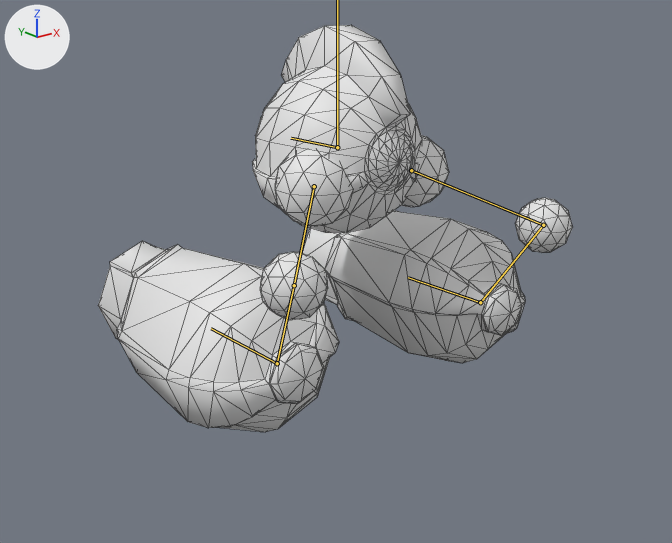
An edit to the glTF model assets/meshes/enemies/needler.glb, drawn before and after from the same camera.
Before and after are seen from a camera (50 mm lens) standing at (-4.9, -6.1, 1.35) and looking at (-0.06, -0.05, -1.07). The lights are fixed; the arrows at upper left show +X, +Y and +Z. The bones that change are drawn over the model as lines. Mesh edges are drawn as thin lines.

The first picture shows 'NeedlerMesh'.
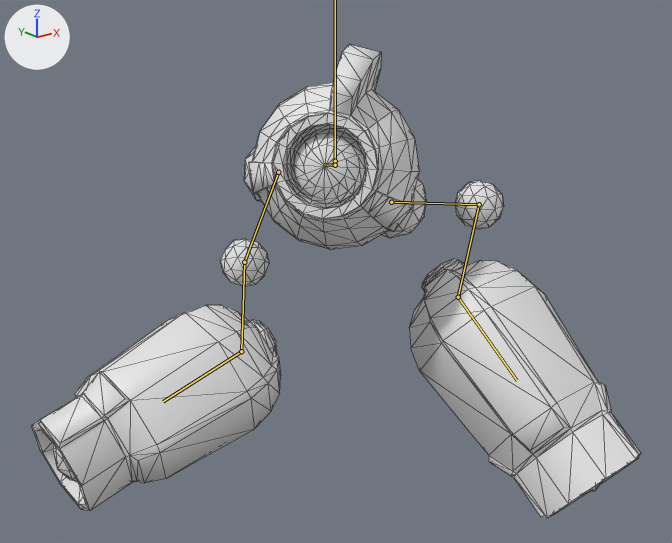
The newer file adds an action. The first version stands in its rest pose; the second is drawn at frame 21 of the action 'NeedlerHurt02'.

Changed parts and their boxes [x1, y1, x2, y2] in the pictures (672 x 543 px):
```json
{"object": "NeedlerMesh", "change": "posed", "before": [98, 25, 573, 432], "after": [31, 44, 641, 518], "on screen": "28% wider, 16% taller"}
{"bone": "Head", "before": "(337, 147) to (291, 138)", "after": "(335, 165) to (324, 164)"}
{"bone": "Bicep.L", "before": "(314, 186) to (294, 285)", "after": "(391, 202) to (479, 204)"}
{"bone": "Forearm.L", "before": "(294, 285) to (277, 363)", "after": "(479, 204) to (458, 297)"}
{"bone": "Gun.L", "before": "(277, 363) to (211, 328)", "after": "(458, 297) to (517, 380)"}
{"bone": "Bicep.R", "before": "(411, 170) to (543, 225)", "after": "(278, 172) to (244, 262)"}
{"bone": "Forearm.R", "before": "(543, 225) to (480, 302)", "after": "(244, 262) to (241, 351)"}
{"bone": "Gun.R", "before": "(480, 302) to (408, 277)", "after": "(241, 351) to (163, 401)"}
```

The change, as JSON lines over the scene's bpy script:
```json
{"block": "bone_root", "where": "bone_root = bpy.data.objects['NeedlerArmature'].pose.bones['Root']"}
{"op": "set", "path": "bone_root.location", "old": "(0.0, 0.0, 0.0)", "new": "(0.0, -0.119, 0.03)"}
{"op": "set", "path": "bone_root.rotation_quaternion", "old": "(1.0, 0.0, 0.0, 0.0)", "new": "(0.443, 0.0, 0.896, 0.0)", "note": "degrees (0, 0, 0) -> degrees (0, 127, 0)"}
{"block": "bone_head", "where": "bone_head = bpy.data.objects['NeedlerArmature'].pose.bones['Head']  # child of 'Root'"}
{"op": "set", "path": "bone_head.location", "old": "(0.0, 0.0, 0.0)", "new": "(0.0, 0.0, -0.032)"}
{"op": "set", "path": "bone_head.rotation_quaternion", "old": "(1.0, 0.0, 0.0, 0.0)", "new": "(-0.988, -0.1, 0.108, -0.045)", "note": "degrees (0, 0, 0) -> degrees (11, -13, 4)"}
{"block": "bone_bicep_l", "where": "bone_bicep_l = bpy.data.objects['NeedlerArmature'].pose.bones['Bicep.L']  # child of 'Head'"}
{"op": "set", "path": "bone_bicep_l.rotation_quaternion", "old": "(1.0, 0.0, 0.0, 0.0)", "new": "(0.969, -0.151, -0.021, 0.196)", "note": "degrees (0, 0, 0) -> degrees (-18, 1, 23)"}
{"block": "bone_forearm_l", "where": "bone_forearm_l = bpy.data.objects['NeedlerArmature'].pose.bones['Forearm.L']  # child of 'Bicep.L'"}
{"op": "set", "path": "bone_forearm_l.rotation_quaternion", "old": "(1.0, 0.0, 0.0, 0.0)", "new": "(0.993, 0.034, -0.001, -0.11)", "note": "degrees (0, 0, 0) -> degrees (4, 0, -13)"}
{"block": "bone_gun_l", "where": "bone_gun_l = bpy.data.objects['NeedlerArmature'].pose.bones['Gun.L']  # child of 'Forearm.L'"}
{"op": "set", "path": "bone_gun_l.rotation_quaternion", "old": "(1.0, 0.0, 0.0, 0.0)", "new": "(-0.831, 0.063, 0.218, 0.507)", "note": "degrees (0, 0, 0) -> degrees (7, -25, -64)"}
{"block": "bone_bicep_r", "where": "bone_bicep_r = bpy.data.objects['NeedlerArmature'].pose.bones['Bicep.R']  # child of 'Head'"}
{"op": "set", "path": "bone_bicep_r.rotation_quaternion", "old": "(1.0, 0.0, 0.0, 0.0)", "new": "(0.945, 0.05, -0.081, 0.314)", "note": "degrees (0, 0, 0) -> degrees (3, -11, 37)"}
{"block": "bone_forearm_r", "where": "bone_forearm_r = bpy.data.objects['NeedlerArmature'].pose.bones['Forearm.R']  # child of 'Bicep.R'"}
{"op": "set", "path": "bone_forearm_r.rotation_quaternion", "old": "(1.0, 0.0, 0.0, 0.0)", "new": "(0.821, -0.154, -0.037, -0.549)", "note": "degrees (0, 0, 0) -> degrees (-13, -13, -66)"}
{"block": "bone_gun_r", "where": "bone_gun_r = bpy.data.objects['NeedlerArmature'].pose.bones['Gun.R']  # child of 'Forearm.R'"}
{"op": "set", "path": "bone_gun_r.rotation_quaternion", "old": "(1.0, 0.0, 0.0, 0.0)", "new": "(-0.959, 0.172, 0.077, -0.212)", "note": "degrees (0, 0, 0) -> degrees (-21, -4, 26)"}
```
